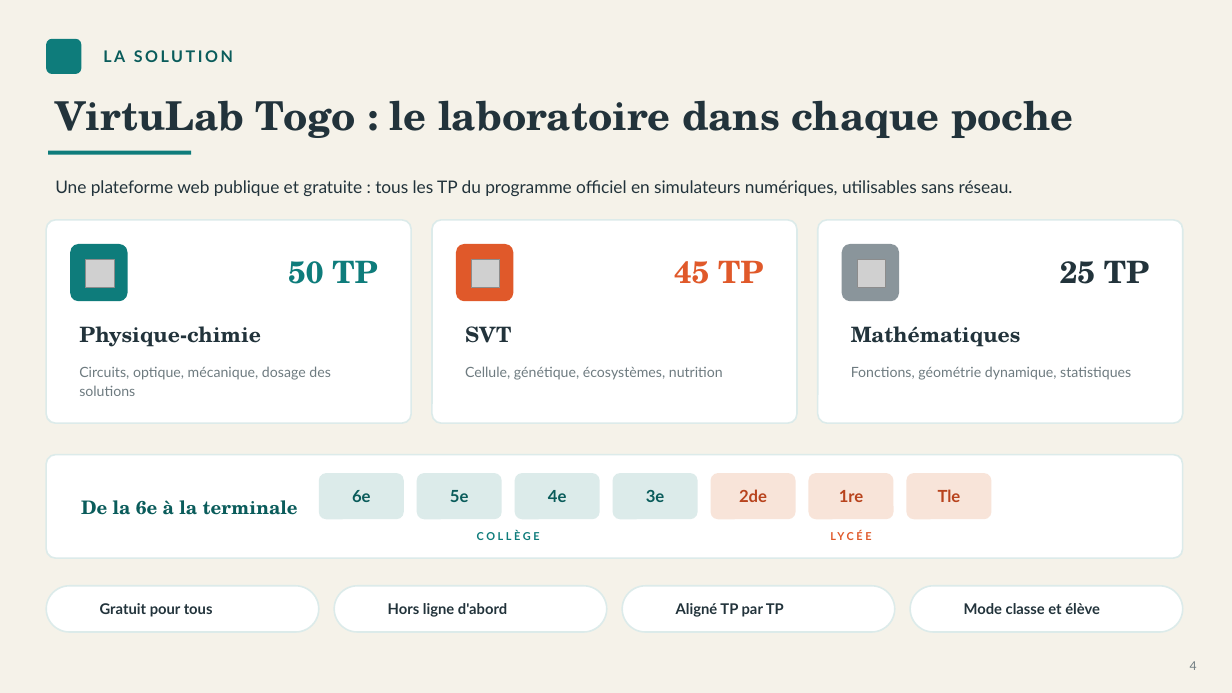
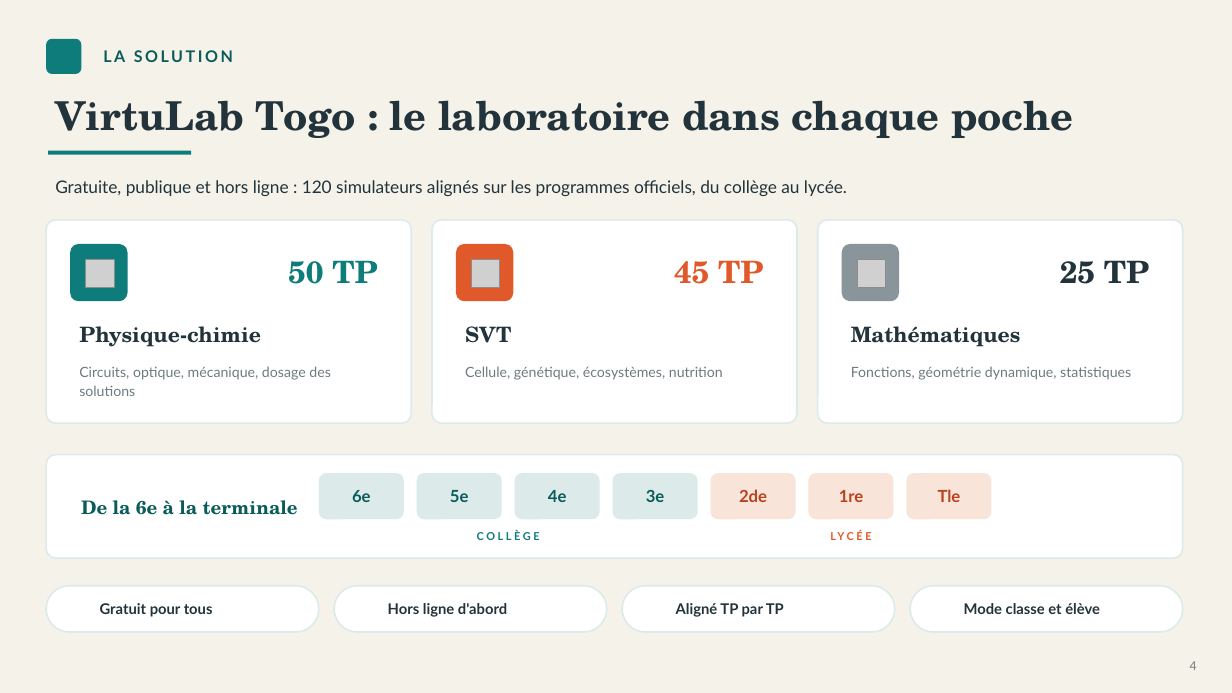
Before and after one commit to djabelo712/Saver, a slide deck: slide 4 of VirtuLab_Togo_Presentation_Dr_Pagdame_Tiebekabe.pptx. Drawn at 1232x693 pixels with LibreOffice and Linux fonts; fonts in the diff are those of the drawing; grey boxes stand for pictures; background and template pictures are left out. Boxes give left, top, right and bottom in pixels: in the first picture for what was removed or moved away, otherwise in the second. Text is boxed around its words. In the diff, an @@ line names an element or a change of style, - is before the commit and + after.

```diff
--- a/VirtuLab_Togo_Presentation_Dr_Pagdame_Tiebekabe.pptx
+++ b/VirtuLab_Togo_Presentation_Dr_Pagdame_Tiebekabe.pptx
@@ text at (x1=55, y1=180, x2=847, y2=196): text changed @@
-Une plateforme web publique et gratuite : tous les TP du programme officiel en simulateurs numériques, utilisables sans réseau.
+Gratuite, publique et hors ligne : 120 simulateurs alignés sur les programmes officiels, du collège au lycée.
```
Also in this commit, not shown: 7 other slides changed, 1 slide added, 1 slide removed, 3 other files.
